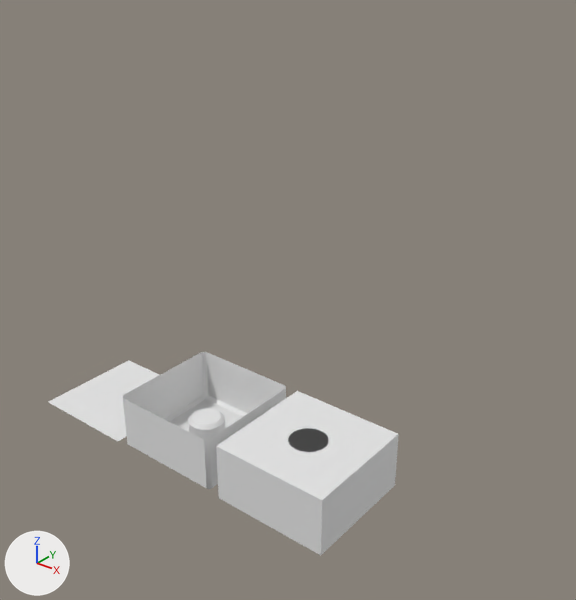
An edit to the Blender file Edge flow/Edge flow.blend, drawn before and after from the same camera.
Before and after are seen from a 50 mm camera at (10.48, -8.11, 8.3) aimed at (-0.47, 5.58, -0.19). Every picture has the same lights, and +X, +Y and +Z are marked at lower left.

The scene before the commit, as lines of its bpy script (objects in view):
```python
me_plane = bpy.data.meshes.new('Plane')
me_plane.from_pydata(...)  # 120 vertices, 93 faces; spans x -1.0..1.0, y -1.0..1.0, z 0.0
me_plane_001 = bpy.data.meshes.new('Plane.001')
me_plane_001.from_pydata(...)  # 176 vertices, 149 faces; spans x -1.0..1.0, y -1.0..1.0, z 0.0..1.0
me_plane_001.polygons.foreach_set('use_smooth', [True] * 149)
me_plane_002 = bpy.data.meshes.new('Plane.002')
me_plane_002.from_pydata(...)  # 296 vertices, 278 faces; spans x -1.0..1.0, y -1.0..1.0, z 0.0..1.0
me_plane_002.polygons.foreach_set('use_smooth', [True] * 278)
ob_plane = bpy.data.objects.new('Plane', me_plane)
ob_plane.location = (0.0, 0.0, 0.0)
ob_plane_001 = bpy.data.objects.new('Plane.001', me_plane_001)
ob_plane_001.location = (2.2, 0.0, 0.0)
_m = ob_plane_001.modifiers.new('Bevel', 'BEVEL')
ob_plane_002 = bpy.data.objects.new('Plane.002', me_plane_002)
ob_plane_002.location = (4.4, 0.0, 0.0)
```
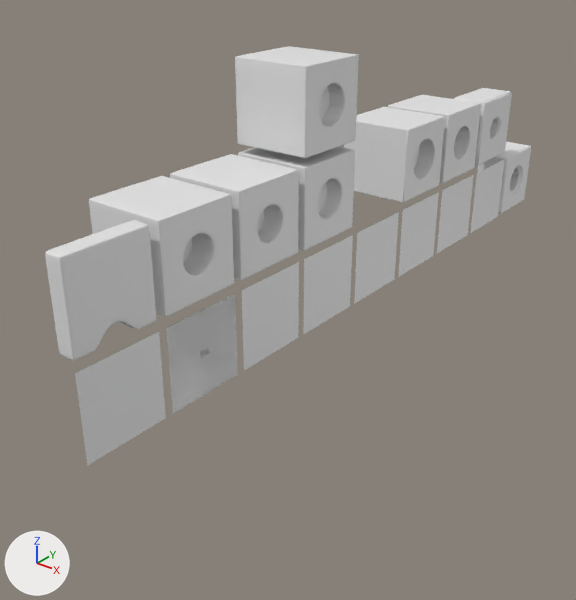
Commit message: Edge flow added

What changed in the scene script:
```text
Change me_plane:
    where me_plane.from_pydata(...)  # 120 vertices, 93 faces; spans x -1.0..1.0, y -1.0..1.0, z 0.0
    me_plane part 1: the whole mesh is multiplied about its middle by the matrix ((0.0, 0.0, -1.0), (1.0, 0.0, 0.0), (0.0, -1.0, 0.0))
Change me_plane_001:
    where me_plane_001.from_pydata(...)  # 176 vertices, 149 faces; spans x -1.0..1.0, y -1.0..1.0, z 0.0..1.0
    me_plane_001 part 2: the whole mesh is multiplied about the mesh origin by the matrix ((0.0, 0.0, -1.0), (1.0, 0.0, 0.0), (0.0, -1.0, 0.0))
Change me_plane_002:
    remove me_plane_002.from_pydata(...)  # 296 vertices, 278 faces; spans x -1.0..1.0, y -1.0..1.0, z 0.0..1.0
    add me_plane_002.from_pydata(...)  # 264 vertices, 246 faces; spans x -1.0..0.0, y -1.0..1.0, z -1.0..1.0
    me_plane_002 part 3: 283 vertices removed from x -1.0..1.0, y -1.0..1.0, z 0.0..1.0; 251 vertices added at x -1.0..0.0, y -1.0..1.0, z -1.0..1.0
Change ob_plane:
    ob_plane.location: (0.0, 0.0, 0.0) -> (0.0, 15.4, 0.0)
Change ob_plane_001:
    ob_plane_001.location: (2.2, 0.0, 0.0) -> (0.0, 15.4, 2.2)
Change ob_plane_002:
    ob_plane_002.location: (4.4, 0.0, 0.0) -> (0.0, 17.6, 0.0)
Add ob_cube:
    ob_cube = bpy.data.objects.new('Cube', me_cube)  # 34 vertices, 24 faces; spans x 0.0, y -1.0..1.0, z -1.0..1.0; in mat_material (white #e7e7e7)
    ob_cube.location = (0.0, 0.0, 0.0)
Add ob_cube_001:
    ob_cube_001 = bpy.data.objects.new('Cube.001', me_cube_001)  # 127 vertices, 111 faces; spans x -0.4..0.0, y -1.0..1.0, z -1.0..1.0; in mat_material (white #e7e7e7); modifiers SUBSURF
    ob_cube_001.location = (0.0, 0.0, 2.22)
Add ob_cube_002:
    ob_cube_002 = bpy.data.objects.new('Cube.002', me_cube_002)  # 33 vertices, 28 faces; spans x 0.0, y -1.0..1.0, z -1.0..1.0; in mat_material (white #e7e7e7)
    ob_cube_002.location = (0.0, 6.6, 0.0)
Add ob_cube_003:
    ob_cube_003 = bpy.data.objects.new('Cube.003', me_cube_003)  # 65 vertices, 60 faces; spans x -2.0..0.0, y -1.0..1.0, z -1.0..1.0; in mat_material (white #e7e7e7); modifiers BEVEL, SUBSURF
    ob_cube_003.location = (0.0, 6.6, 2.2)
Add ob_cube_004:
    ob_cube_004 = bpy.data.objects.new('Cube.004', me_cube_004)  # 876 vertices, 850 faces; spans x -2.0..0.0, y -1.0..1.0, z -1.0..1.0; in mat_material (white #e7e7e7)
    ob_cube_004.location = (0.0, 6.6, 4.4)
Add ob_plane_012:
    ob_plane_012 = bpy.data.objects.new('Plane.012', me_plane_012)  # 73 vertices, 64 faces; spans x 0.0, y -1.0..1.0, z -1.0..1.0
    ob_plane_012.location = (0.0, 2.2, 0.0)
Add ob_plane_011:
    ob_plane_011 = bpy.data.objects.new('Plane.011', me_plane_008)  # 58 vertices, 56 faces; spans x 0.0, y -1.0..1.0, z -1.0..1.0
    ob_plane_011.location = (0.0, 4.4, 0.0)
Add ob_plane_010:
    ob_plane_010 = bpy.data.objects.new('Plane.010', me_plane_007)  # 113 vertices, 104 faces; spans x 0.0, y -1.0..1.0, z -1.0..1.0
    ob_plane_010.location = (0.0, 8.8, 0.0)
Add ob_plane_003:
    ob_plane_003 = bpy.data.objects.new('Plane.003', me_plane_003)  # 137 vertices, 128 faces; spans x -2.0..0.0, y -1.0..1.0, z -1.0..1.0; modifiers BEVEL, SUBSURF
    ob_plane_003.location = (0.0, 2.2, 2.22)
Add ob_plane_004:
    ob_plane_004 = bpy.data.objects.new('Plane.004', me_plane_004)  # 113 vertices, 112 faces; spans x -2.0..0.0, y -1.0..1.0, z -1.0..1.0; modifiers BEVEL, SUBSURF
    ob_plane_004.location = (0.0, 4.4, 2.22)
Add ob_plane_005:
    ob_plane_005 = bpy.data.objects.new('Plane.005', me_plane_005)  # 217 vertices, 208 faces; spans x -2.0..0.0, y -1.0..1.0, z -1.0..1.0; modifiers BEVEL
    ob_plane_005.location = (0.0, 11.0, 2.2)
Add ob_plane_006:
    ob_plane_006 = bpy.data.objects.new('Plane.006', me_plane_009)  # 169 vertices, 160 faces; spans x 0.0, y -1.0..1.0, z -1.0..1.0
    ob_plane_006.location = (0.0, 11.0, 0.0)
Add ob_plane_008:
    ob_plane_008 = bpy.data.objects.new('Plane.008', me_plane_010)  # 141 vertices, 124 faces; spans x 0.0, y -1.0..1.0, z -1.0..1.0
    ob_plane_008.location = (0.0, 13.2, 0.0)
Add ob_plane_009:
    ob_plane_009 = bpy.data.objects.new('Plane.009', me_plane_011)  # 205 vertices, 188 faces; spans x -2.0..0.0, y -1.0..1.0, z -1.0..1.0; modifiers BEVEL
    ob_plane_009.location = (0.0, 13.2, 2.2)
```

Boxes [x1, y1, x2, y2] around the edits, measured in the pictures (576 x 600 px):
'Plane.002', reshaped, moved (71% narrower, 56% shorter)
    before: [216, 391, 399, 555]
    after: [478, 142, 531, 214]
'Plane.001', reshaped, moved
    before: [123, 352, 286, 489]
    after: [455, 88, 512, 166]
'Cube.004', added
    after: [235, 46, 359, 158]
'Plane.003', added
    after: [89, 176, 234, 317]
'Cube.001', added
    after: [45, 220, 156, 360]
'Plane.004', added
    after: [170, 154, 299, 280]
'Cube', added
    after: [75, 332, 166, 466]
'Plane.005', added
    after: [344, 107, 445, 203]
'Plane.012', added
    after: [167, 294, 238, 413]
'Cube.003', added
    after: [238, 146, 355, 250]
'Plane', reshaped, moved
    before: [49, 360, 159, 441]
    after: [471, 159, 505, 233]
'Plane.011', added
    after: [242, 262, 299, 370]
'Cube.002', added
    after: [303, 235, 353, 335]
'Plane.009', added
    after: [388, 95, 481, 184]
'Plane.010', added
    after: [354, 212, 399, 304]
'Plane.006', added
    after: [398, 192, 439, 277]
'Plane.008', added
    after: [437, 175, 474, 253]
